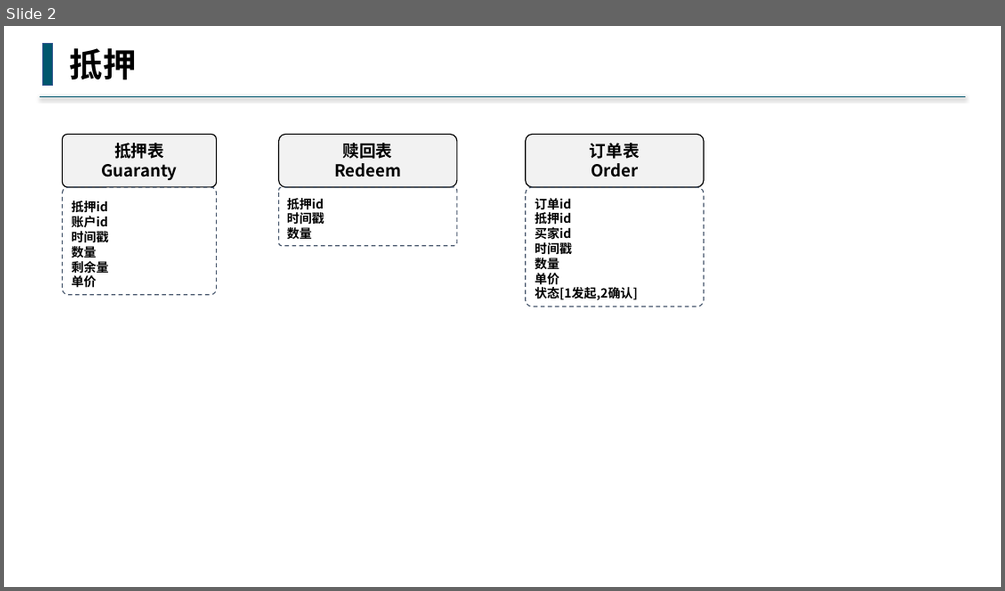
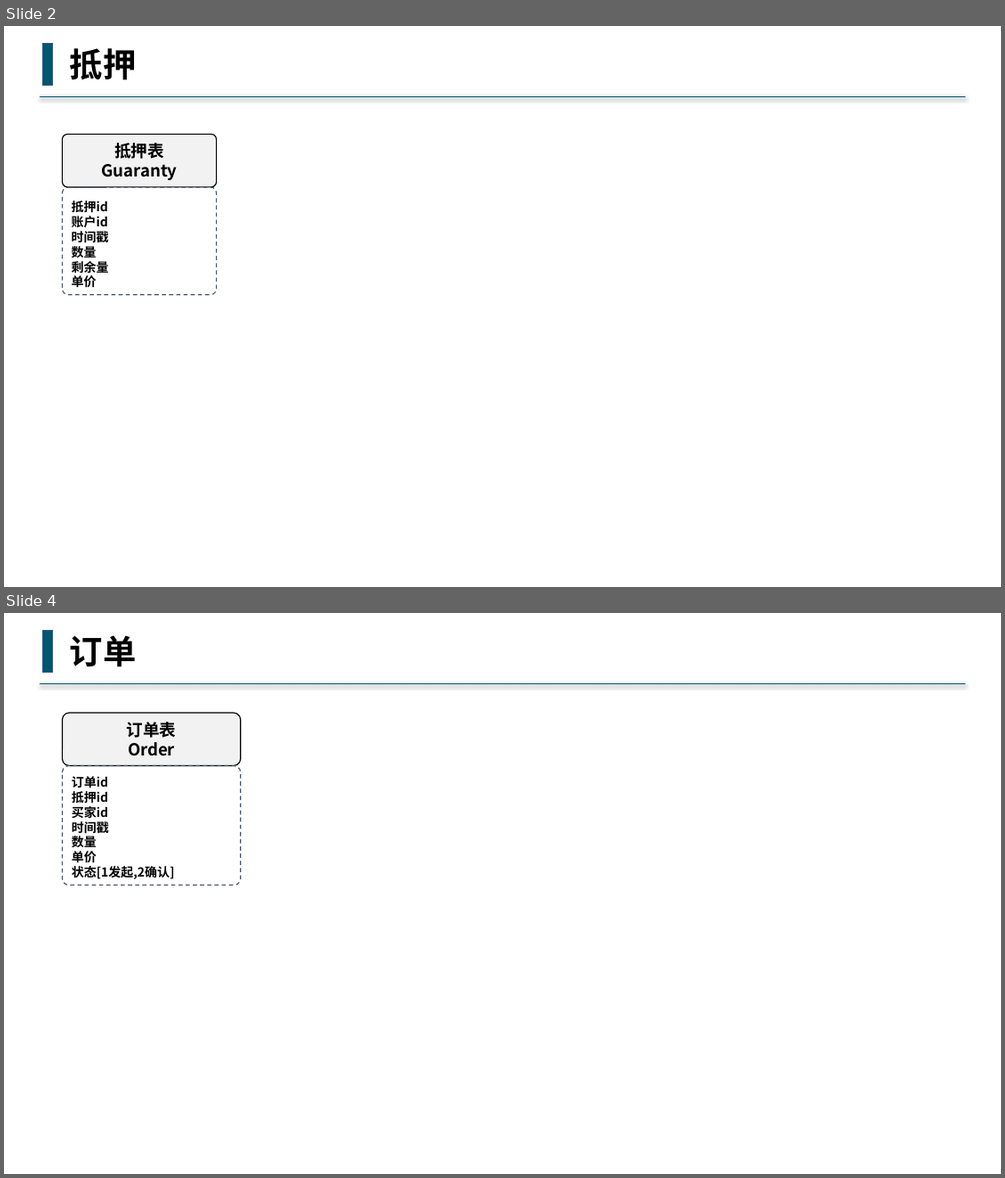
Before and after one commit to buddhachain/buddhaContract, a slide deck: doc/09.场外交易.pptx. Shown one above the other, each under a label of ours: slide 2 before the commit, slides 2 and 4 after it; the slides between them are not shown. The pictures are 1005x591 and 1005x1178 pixels, drawn with LibreOffice and Linux fonts; fonts in the diff are those of the drawing. Boxes give left, top, right and bottom in pixels: in the first picture for what was removed or moved away, otherwise in the second. Text is boxed around its words. In the diff, an @@ line names an element or a change of style, - is before the commit and + after.

```diff
--- a/doc/09.场外交易.pptx
+++ b/doc/09.场外交易.pptx
@@ slide 4 added at bbox=[4, 613, 1001, 1174], background #FFFFFF @@
@@ rectangle added at bbox=[43, 630, 53, 672], fill #00576E, outline #325491 1 pt @@
@@ text added at bbox=[70, 635, 137, 667], 32 pt, text #000000, bold @@
+订单
@@ line added from (966, 684) to (39, 684), #00576E 1.5 pt @@
@@ rounded rectangle added at bbox=[63, 713, 241, 765], fill #F2F2F2, outline #000000 1 pt, 16 pt, text #000000, bold @@
+订单表
+Order
@@ rounded rectangle added at bbox=[63, 765, 241, 885], outline #44546A 1 pt dashed, 12 pt, text #000000, bold @@
+订单id
+抵押id
+买家id
+时间戳
+数量
+单价
+状态[1发起,2确认]
@@ slide 2 changed as well @@
@@ rounded rectangle removed at bbox=[278, 135, 456, 187] @@
-赎回表
-Redeem
@@ rounded rectangle removed at bbox=[526, 135, 704, 187] @@
-订单表
-Order
@@ rounded rectangle removed at bbox=[278, 187, 456, 245] @@
-抵押id
-时间戳
-数量
@@ rounded rectangle removed at bbox=[526, 187, 704, 306] @@
-订单id
-抵押id
-买家id
-时间戳
-数量
-单价
-状态[1发起,2确认]
```
Also in this commit, not shown: 3 other slides changed, 2 other slides added.
